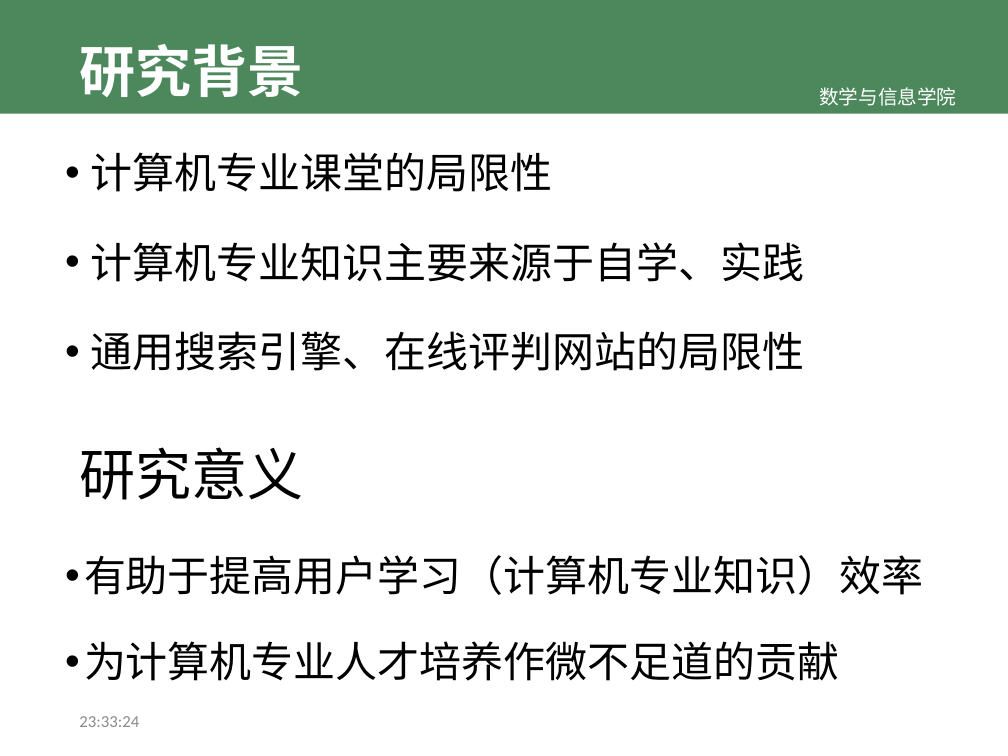
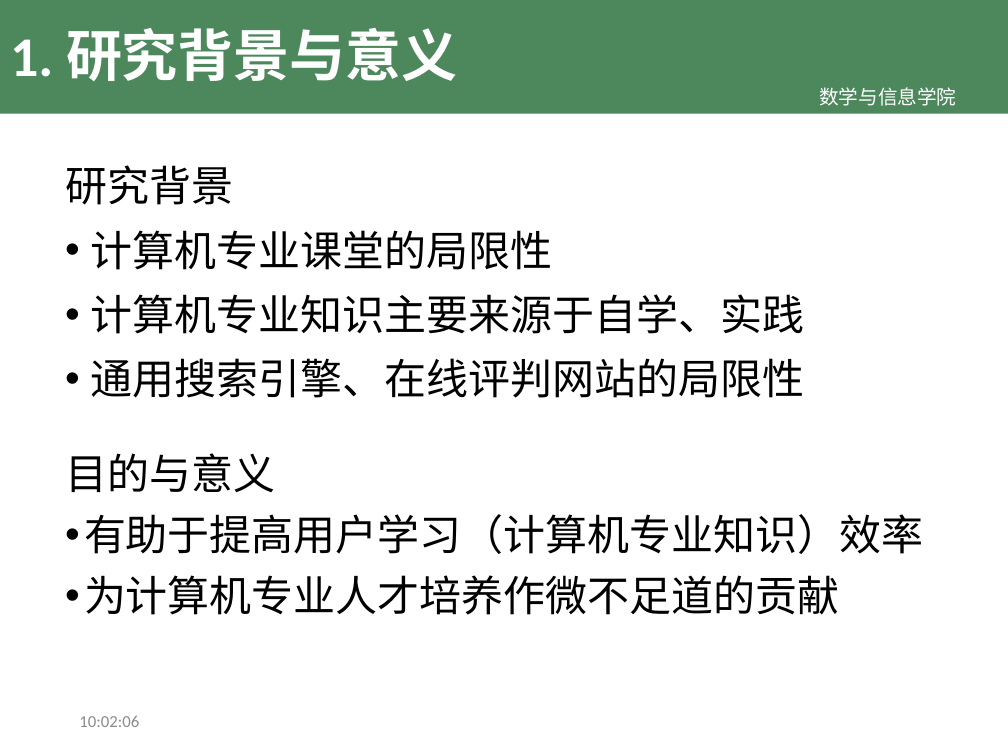
Before and after one commit to TeslaCN/graduation, a slide deck: slide 3 of 基于Scrapy框架的计算机专业学习资源网站_吴伟杰.pptx. Drawn at 1008x756 pixels with LibreOffice and Linux fonts; fonts in the diff are those of the drawing; background and template pictures are left out. Boxes give left, top, right and bottom in pixels: in the first picture for what was removed or moved away, otherwise in the second. Text is boxed around its words. In the diff, an @@ line names an element or a change of style, - is before the commit and + after.

```diff
--- a/基于Scrapy框架的计算机专业学习资源网站_吴伟杰.pptx
+++ b/基于Scrapy框架的计算机专业学习资源网站_吴伟杰.pptx
@@ title at <box>10,28,458,81</box>: text changed @@
-研究背景
+1. 研究背景与意义
@@ text "研究背景": place and size @@
-text "研究背景" at <box>90,152,804,371</box>
+text "研究背景" at <box>65,165,804,398</box>
@@ text at <box>65,165,233,205</box>: paragraph added @@
+研究背景
@@ text at <box>90,230,804,398</box>: line spacing 1.5 to 1 @@
@@ text "目的与意义": place and size @@
-text "目的与意义" at <box>84,555,924,681</box>
+text "目的与意义" at <box>65,453,924,615</box>
@@ text removed at <box>79,447,303,500</box> @@
-研究意义
@@ text at <box>65,453,275,492</box>: paragraph added @@
+目的与意义
@@ text at <box>84,514,924,615</box>: line spacing 1.5 to 1 @@
@@ text at <box>79,716,139,727</box>: text changed @@
-23:33:24
+10:02:06
```
Also in this commit, not shown: 5 other slides changed, 3 slides added, 4 slides removed.
